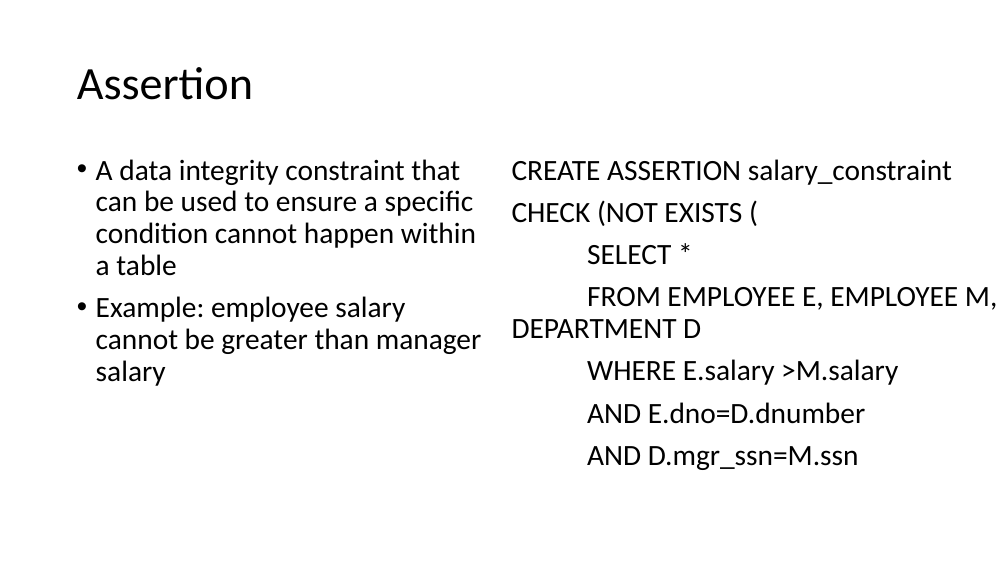
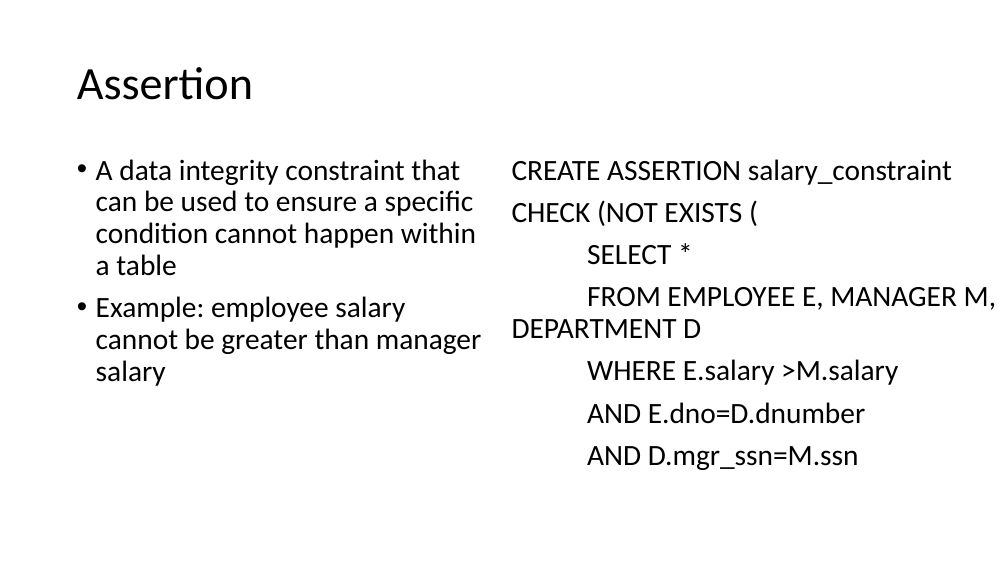
Before and after one commit to jannand09/DSE6210, a slide deck: slide 11 of Week4/Notes/Week 4.pptx. Drawn at 1008x567 pixels with LibreOffice and Linux fonts; fonts in the diff are those of the drawing. Boxes give left, top, right and bottom in pixels: in the first picture for what was removed or moved away, otherwise in the second. Text is boxed around its words. In the diff, an @@ line names an element or a change of style, - is before the commit and + after.

```diff
--- a/Week4/Notes/Week 4.pptx
+++ b/Week4/Notes/Week 4.pptx
@@ text at (512,287,996,338): text changed @@
-FROM EMPLOYEE E, EMPLOYEE M, DEPARTMENT D
+FROM EMPLOYEE E, MANAGER M, DEPARTMENT D
```
Also in this commit, not shown: 2 other slides changed, 6 other files.
